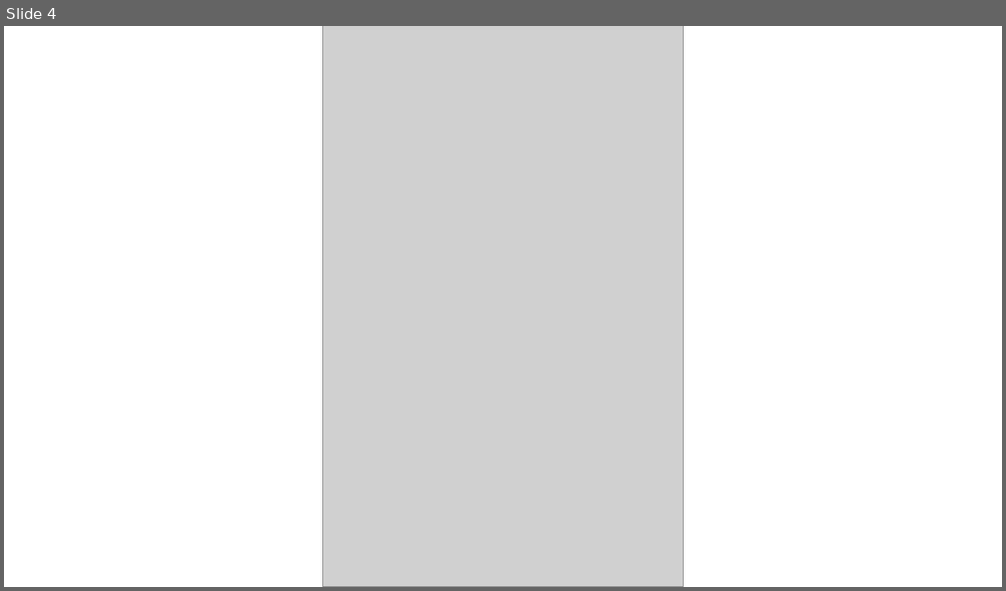
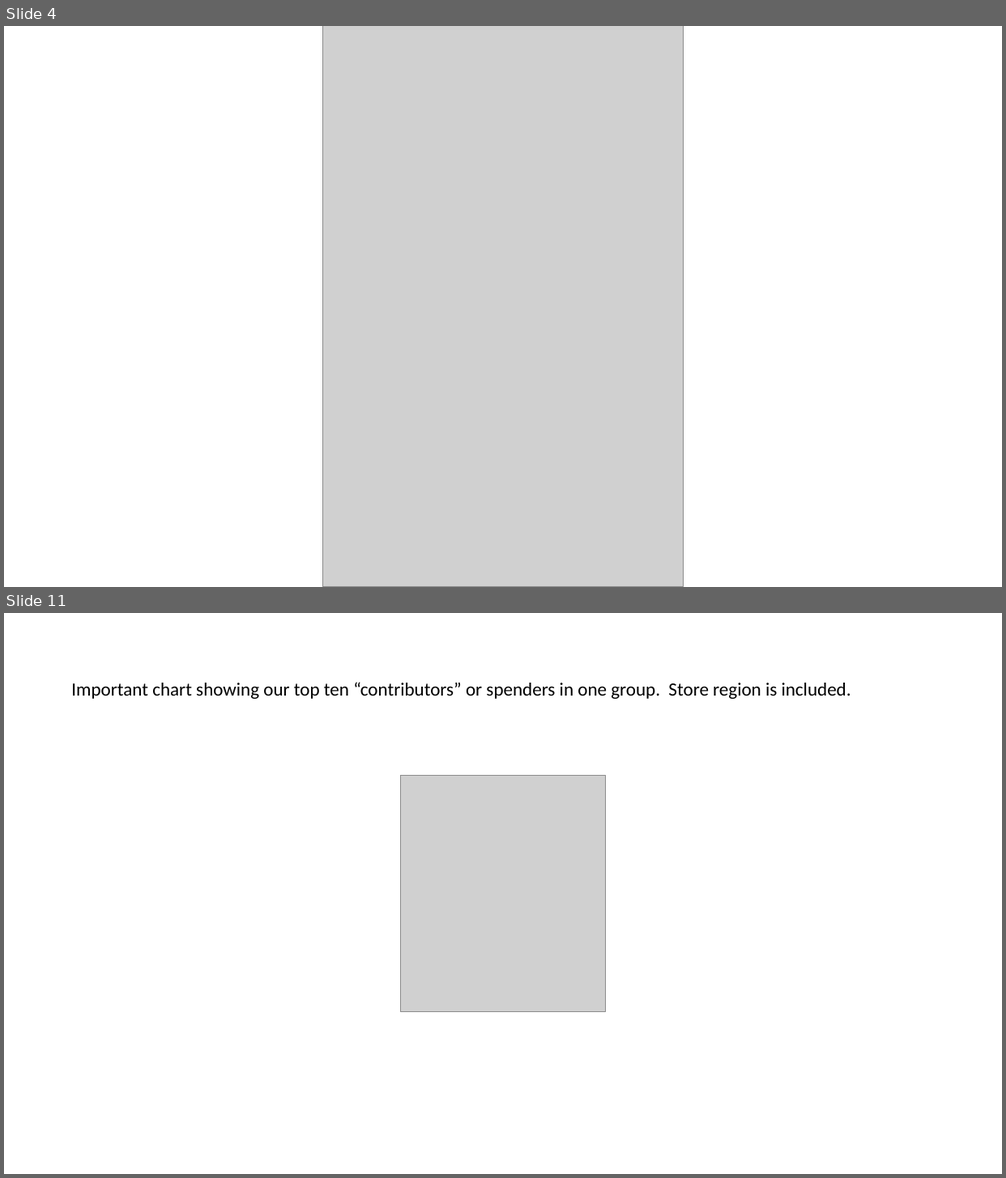
Before and after one commit to mwehner2022/Retail_Analysis, a slide deck: Ethnicity.pptx. Shown one above the other, each under a label of ours: slide 4 before the commit, slides 4 and 11 after it; the slides between them are not shown. The pictures are 1006x591 and 1006x1178 pixels, drawn with LibreOffice and Linux fonts; fonts in the diff are those of the drawing; grey boxes stand for pictures. Boxes give left, top, right and bottom in pixels: in the first picture for what was removed or moved away, otherwise in the second. Text is boxed around its words. In the diff, an @@ line names an element or a change of style, - is before the commit and + after.

```diff
--- a/Ethnicity.pptx
+++ b/Ethnicity.pptx
@@ slide 11 added at (4,613,1002,1174), background #FFFFFF @@
@@ text added at (71,682,851,699), 18 pt, text #000000 @@
+Important chart showing our top ten “contributors” or spenders in one group. Store region is included.
@@ picture added at (401,776,605,1013) @@
```
Also in this commit, not shown: 8 other slides added, 9 slides removed.
